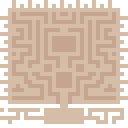
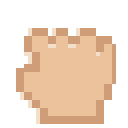
The second 128x128 image is a revision of the first. Changes to its layers:
added layer "Layer 2 copy" above "Layer 2" over bbox(16, 28, 116, 124)
hid "main2" over bbox(0, 0, 128, 124)
